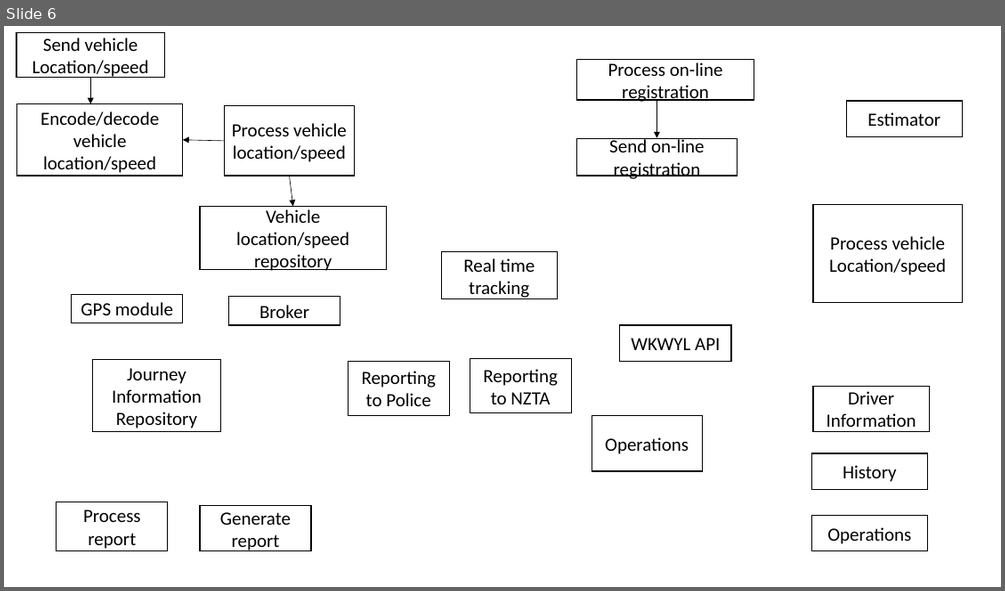
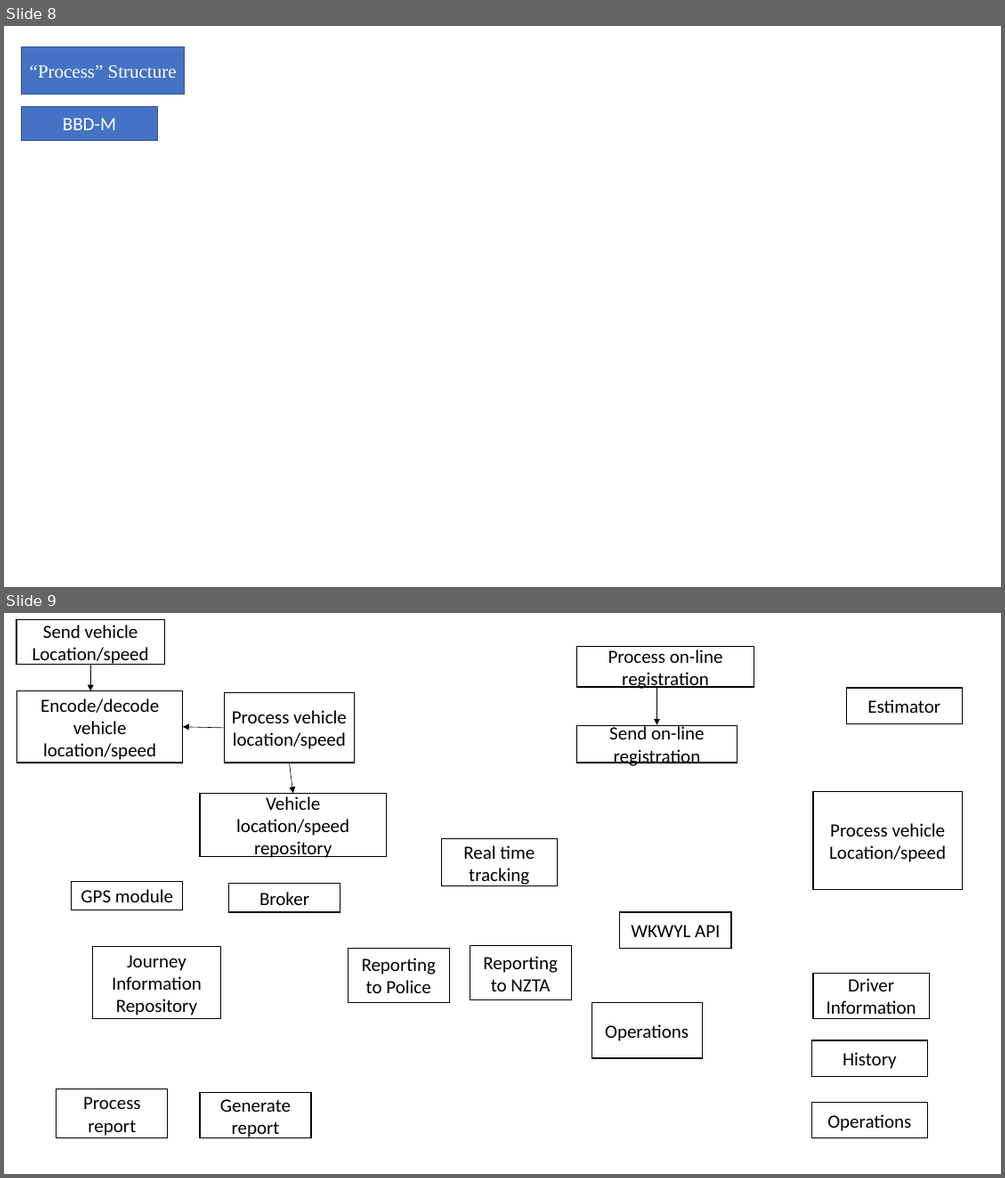
Before and after one commit to st970703/Software_Architecture_Report, a slide deck: Big Brother Driver Diagrams.pptx. Shown one above the other, each under a label of ours: slide 6 before the commit, slides 8 and 9 after it. The pictures are 1005x591 and 1005x1178 pixels, drawn with LibreOffice and Linux fonts; fonts in the diff are those of the drawing. Boxes give left, top, right and bottom in pixels: in the first picture for what was removed or moved away, otherwise in the second. Text is boxed around its words. In the diff, an @@ line names an element or a change of style, - is before the commit and + after.

Commit message:
started process struct

```diff
--- a/Big Brother Driver Diagrams.pptx
+++ b/Big Brother Driver Diagrams.pptx
@@ slide 8 added at (4,26,1001,587), background #FFFFFF @@
@@ rectangle added at (21,47,184,94), fill #4472C4, outline #325491 1 pt, 18 pt, text #FFFFFF @@
+“Process” Structure
@@ rectangle added at (21,107,157,141), fill #4472C4, outline #325491 1 pt, 18 pt, text #FFFFFF @@
+BBD-M
@@ what was slide 6 is now slide 9 @@
```
Also in this commit, not shown: 4 slides changed, 3 other slides added, 1 slide removed, 2 other files.
